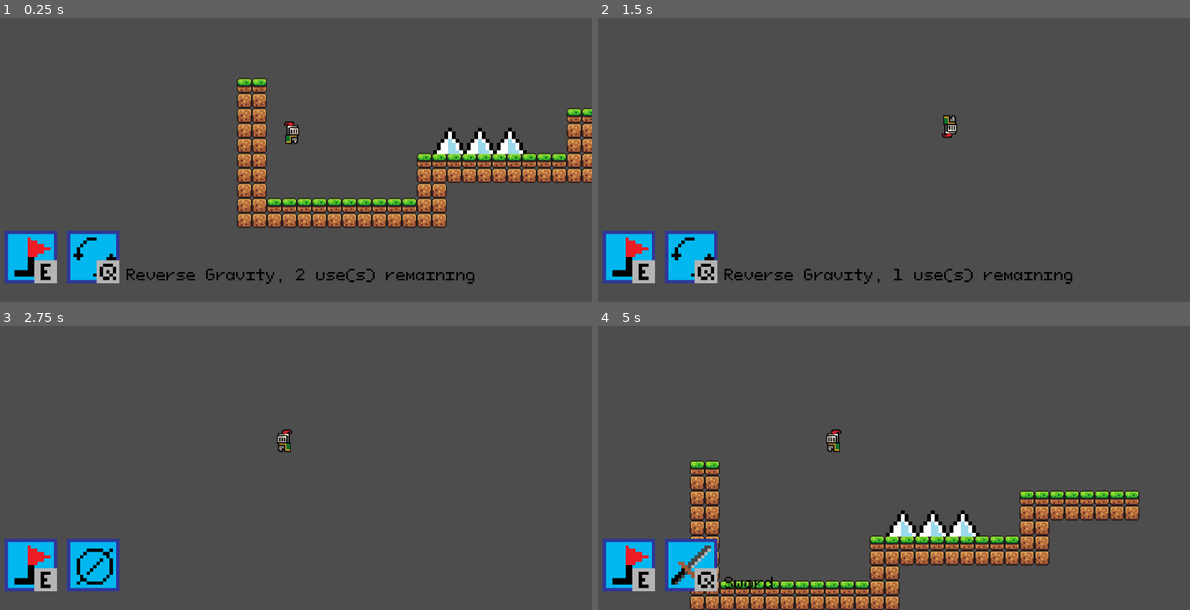
Above: before the commit, frames 1-4 (two rows, left to right).
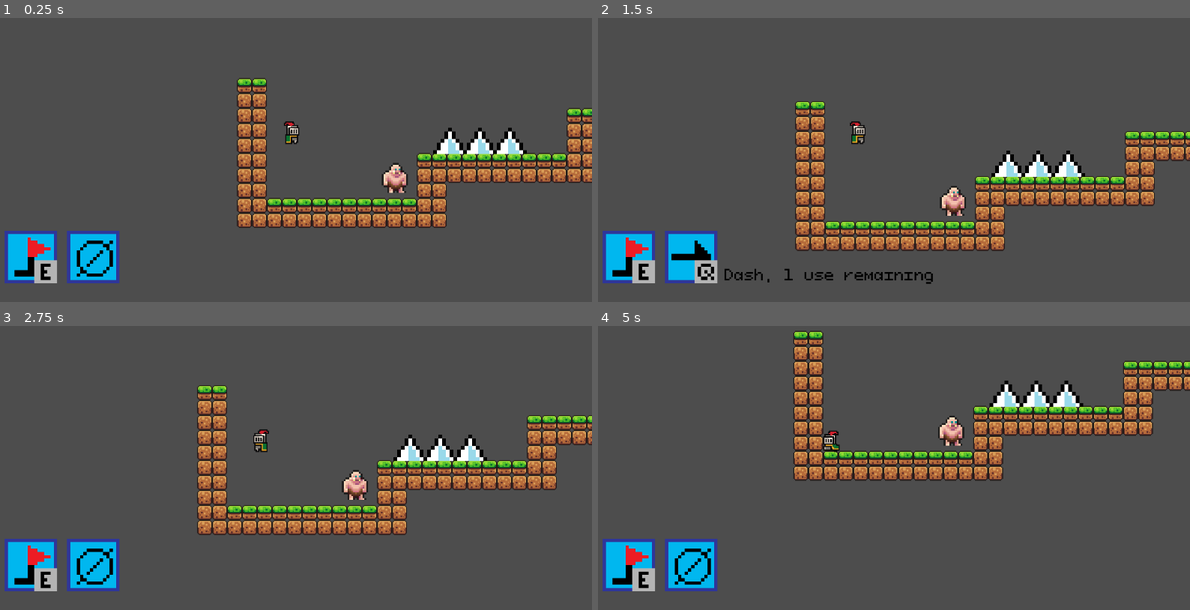
Above: after the commit, the same moments.

Repository: jasjakub1/Harvester
Game: Godot game, scene res://Scenes/node_2d.tscn
Same seed, same stepped clock (60 frames per second), same inputs: the game is played once before the commit and once after it.
Inputs:
- Up to frame 1 (0.25 s): no input
- Up to frame 2 (1.5 s): hold Right (right) from 0.53 s (still down); tap Q (ability) at 0.6 s; tap Space (jump) at 0.77, 0.8, 1.07, 1.35 s
- Up to frame 3 (2.75 s): tap Space (jump) at 1.52, 1.82, 2.3 s; tap Q (ability) at 1.55, 2.1 s; release Right (right) at 2.03 s; hold Left (left) from 2.03 s (still down)
- Up to frame 4 (5 s): release Left (left) at 2.78 s; hold Right (right) 2.78-4.28 s; tap E (checkpoint) at 2.85 s; tap Space (jump) at 3.02, 3.32, 3.77, 3.8, 4.07, 4.35, 4.52, 4.82 s; tap Q (ability) at 3.05, 3.6, 4.55 s; hold Left (left) from 4.28 s (still down)

The runs differ from the first frame. In frame 1, 1.6% of the frame differs, in the area x 12-81%, y 50-94%; in frame 2, 13%; in frame 3, 12%; in frame 4, 24%, in the area x 12-100%, y 1-100%.

Commit message:
more major changes

Diff:
--- /dev/null
+++ b/harvester/Code/enemy1.gd
@@ -0,0 +1,13 @@
+extends Area2D
+
+var danger = true
+
+@onready var playerNode = $"../../CharacterBody2D"
+
+func eliminate() -> void:
+	$"../Sprite2D".visible = false
+	danger = false
+
+func _on_body_entered(body: Node2D) -> void:
+	if body == playerNode and danger:
+		playerNode.death("enemy1")
--- a/harvester/Code/playercontroller.gd
+++ b/harvester/Code/playercontroller.gd
@@ -9,7 +9,7 @@
 const flightspeed = 200
 const decelleration = 40
 const dash_speed = 250
-var ability = "gravity"
+var ability = "none"
 var teleportUses = 2
 var double_jump = true
 var isDashing = false
@@ -48,13 +48,20 @@
 		return is_on_floor()
 
 func death(cause: String) -> void:
+	isDashing = false
+	isFlying = false
+	flyingTimer = 0
 	if cause == "crush":
 		ability = "flight"
+	elif cause == "void":
+		ability = "double jump"
 	elif cause == "sky":
 		ability = "teleport"
 		teleportUses = 2
 	elif cause == "spikes":
 		ability = "sword"
+	elif cause == "enemy1":
+		ability = "dash"
 	velocity = Vector2.ZERO
 	position = checkpoint
 
--- /dev/null
+++ b/harvester/Code/sword.gd
@@ -0,0 +1,37 @@
+extends Area2D
+
+@onready var playerNode = $"../.."
+@onready var sprite = $"../Sprite2D"
+var timer = 0
+
+func slash() -> void:
+	var direction = -2*(int($"../../AnimatedSprite2D".flip_h)-0.5)
+	$"..".position = Vector2(direction*40, 20)
+	$"CollisionShape2D".position = Vector2.RIGHT * direction * 15
+	if direction > 0:
+		sprite.rotation_degrees = 45
+	if direction < 0:
+		sprite.rotation_degrees = -135
+	sprite.visible = true
+	timer = 0.5
+
+func testEnemies() -> void:
+	var bodies = get_overlapping_areas()
+	for i in bodies:
+		i.eliminate()
+
+# Called when the node enters the scene tree for the first time.
+func _ready() -> void:
+	sprite.visible = false
+
+
+# Called every frame. 'delta' is the elapsed time since the previous frame.
+func _process(delta: float) -> void:
+	if Input.is_action_just_pressed("ability") and playerNode.ability == "sword":
+		slash()
+	if timer > 0:
+		testEnemies()
+		timer -= delta
+
+	else:
+		sprite.visible = false
--- a/harvester/Scenes/node_2d.tscn
+++ b/harvester/Scenes/node_2d.tscn
@@ -1,16 +1,19 @@
 [gd_scene format=4 uid="uid://d3ymmwlphyp45"]
 
-[ext_resource type="Script" uid="uid://bgyje0t0yxxq8" path="res://Code/playercontroller.gd" id="1_epypp"]
-[ext_resource type="Texture2D" uid="uid://rlr80rcwoyus" path="res://Assets/knight.png" id="1_wtcfe"]
-[ext_resource type="Texture2D" uid="uid://cwvit4xufi4ev" path="res://Assets/world_tileset copy.png" id="2_0e48y"]
-[ext_resource type="Script" uid="uid://b68t74b8i43av" path="res://Code/gameManager.gd" id="4_0hol4"]
-[ext_resource type="Texture2D" uid="uid://b57seo1k8s5ow" path="res://Assets/pixil-frame-0.png" id="4_q6r6c"]
-[ext_resource type="Script" uid="uid://cxne71mq6xdtc" path="res://Code/ability.gd" id="5_kdubu"]
-[ext_resource type="FontFile" uid="uid://cf83s76qtwdet" path="res://Assets/PixeloidMono.ttf" id="6_d21ai"]
-[ext_resource type="PackedScene" uid="uid://bn8fq8qhcmnu3" path="res://prefabs/spikes.tscn" id="8_rj586"]
+[ext_resource type="Texture2D" uid="uid://cwvit4xufi4ev" path="res://Assets/world_tileset copy.png" id="1_hvaui"]
+[ext_resource type="Script" uid="uid://bgyje0t0yxxq8" path="res://Code/playercontroller.gd" id="2_2ooml"]
+[ext_resource type="Texture2D" uid="uid://rlr80rcwoyus" path="res://Assets/knight.png" id="3_p20hg"]
+[ext_resource type="Texture2D" uid="uid://b57seo1k8s5ow" path="res://Assets/pixil-frame-0.png" id="4_he4j0"]
+[ext_resource type="Script" uid="uid://cxne71mq6xdtc" path="res://Code/ability.gd" id="5_85gyg"]
+[ext_resource type="FontFile" uid="uid://cf83s76qtwdet" path="res://Assets/PixeloidMono.ttf" id="6_c32x4"]
+[ext_resource type="Texture2D" uid="uid://cfvotcu3y0ci7" path="res://Assets/items_sheet copy.png" id="7_fg7i4"]
+[ext_resource type="Script" uid="uid://cbgugq0tvlslv" path="res://Code/sword.gd" id="8_gwne5"]
+[ext_resource type="PackedScene" uid="uid://dkrdwkh0gqanl" path="res://prefabs/enemy.tscn" id="9_2ooml"]
+[ext_resource type="Script" uid="uid://b68t74b8i43av" path="res://Code/gameManager.gd" id="9_hpu6p"]
+[ext_resource type="PackedScene" uid="uid://bn8fq8qhcmnu3" path="res://prefabs/spikes.tscn" id="10_op2xg"]
 
 [sub_resource type="TileSetAtlasSource" id="TileSetAtlasSource_epypp"]
-texture = ExtResource("2_0e48y")
+texture = ExtResource("1_hvaui")
 0:0/0 = 0
 0:0/0/physics_layer_0/polygon_0/points = PackedVector2Array(-8, -8, 8, -8, 8, 8, -8, 8)
 1:0/0 = 0
@@ -472,13 +475,20 @@
 }]
 
 [sub_resource type="AtlasTexture" id="AtlasTexture_1fr6y"]
-atlas = ExtResource("4_q6r6c")
+atlas = ExtResource("4_he4j0")
 region = Rect2(64, 16, 16, 16)
 
 [sub_resource type="LabelSettings" id="LabelSettings_rj586"]
-font = ExtResource("6_d21ai")
+font = ExtResource("6_c32x4")
 font_size = 32
 font_color = Color(0, 0, 0, 1)
+
+[sub_resource type="AtlasTexture" id="AtlasTexture_1nvmp"]
+atlas = ExtResource("7_fg7i4")
+region = Rect2(48, 0, 16, 16)
+
+[sub_resource type="RectangleShape2D" id="RectangleShape2D_el1jj"]
+size = Vector2(71.66673, 36.666656)
 
 [node name="Node2D" type="Node2D" unique_id=2061195877]
 
@@ -544,8 +554,29 @@
 [node name="groundCheck2" type="RayCast2D" parent="CharacterBody2D" unique_id=162974557]
 target_position = Vector2(25, -40)
 
+[node name="sword" type="Node2D" parent="CharacterBody2D" unique_id=606488850]
+position = Vector2(40, 20)
+
+[node name="Sprite2D" type="Sprite2D" parent="CharacterBody2D/sword" unique_id=526164696]
+texture_filter = 1
+rotation = 0.7853982
+scale = Vector2(3, 3)
+texture = SubResource("AtlasTexture_1nvmp")
+
+[node name="Area2D" type="Area2D" parent="CharacterBody2D/sword" unique_id=82144700]
+collision_mask = 2
+script = ExtResource("8_gwne5")
+
+[node name="CollisionShape2D" type="CollisionShape2D" parent="CharacterBody2D/sword/Area2D" unique_id=337092224]
+physics_interpolation_mode = 2
+position = Vector2(15, 0)
+shape = SubResource("RectangleShape2D_el1jj")
+
 [node name="GameManager" type="Node2D" parent="." unique_id=228561549]
-script = ExtResource("4_0hol4")
-
-[node name="Spikes" parent="." unique_id=2014851976 instance=ExtResource("8_rj586")]
+script = ExtResource("9_hpu6p")
+
+[node name="Spikes" parent="." unique_id=2014851976 instance=ExtResource("10_op2xg")]
 position = Vector2(867, 162)
+
+[node name="enemy" parent="." unique_id=2088609816 instance=ExtResource("9_2ooml")]
+position = Vector2(689, 341)
--- a/harvester/prefabs/bottom.tscn
+++ b/harvester/prefabs/bottom.tscn
@@ -1,6 +1,6 @@
 [gd_scene format=3 uid="uid://de0abo88arx75"]
 
-[ext_resource type="Script" uid="uid://be1jceiyw45g2" path="res://prefabs/bottom.gd" id="1_vum7q"]
+[ext_resource type="Script" uid="uid://be1jceiyw45g2" path="res://Code/bottom.gd" id="1_vum7q"]
 
 [node name="Top" type="Node2D" unique_id=354142471]
 
--- /dev/null
+++ b/harvester/prefabs/enemy.tscn
@@ -0,0 +1,27 @@
+[gd_scene format=3 uid="uid://dkrdwkh0gqanl"]
+
+[ext_resource type="Script" uid="uid://dapam573utdga" path="res://Code/enemy1.gd" id="1_yfjof"]
+[ext_resource type="Texture2D" uid="uid://c32klmhw22a5c" path="res://Assets/Basic 4x.png" id="2_cypye"]
+
+[sub_resource type="RectangleShape2D" id="RectangleShape2D_a7d0n"]
+size = Vector2(57, 62)
+
+[sub_resource type="AtlasTexture" id="AtlasTexture_aivmq"]
+atlas = ExtResource("2_cypye")
+region = Rect2(220, 76, 56, 64)
+
+[node name="enemy" type="Node2D" unique_id=2088609816]
+
+[node name="Area2D" type="Area2D" parent="." unique_id=1345476268]
+collision_layer = 2
+script = ExtResource("1_yfjof")
+
+[node name="CollisionShape2D" type="CollisionShape2D" parent="Area2D" unique_id=1569165642]
+position = Vector2(1.5, 1)
+shape = SubResource("RectangleShape2D_a7d0n")
+
+[node name="Sprite2D" type="Sprite2D" parent="." unique_id=1412176626]
+texture_filter = 1
+texture = SubResource("AtlasTexture_aivmq")
+
+[connection signal="body_entered" from="Area2D" to="Area2D" method="_on_body_entered"]
Renamed: harvester/prefabs/bottom.gd -> harvester/Code/bottom.gd
Renamed: harvester/prefabs/bottom.gd.uid -> harvester/Code/bottom.gd.uid
Not shown, added: harvester/Code/enemy1.gd.uid
Not shown, added: harvester/Code/sword.gd.uid
Not shown: 3 places in harvester/Scenes/node_2d.tscn that only renumber resources
